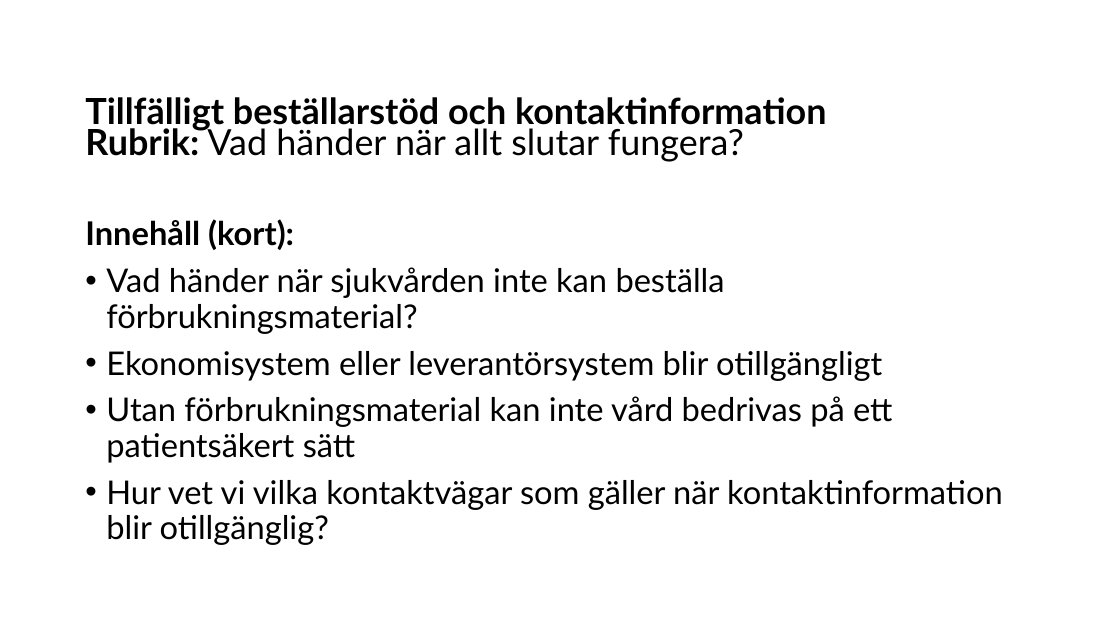
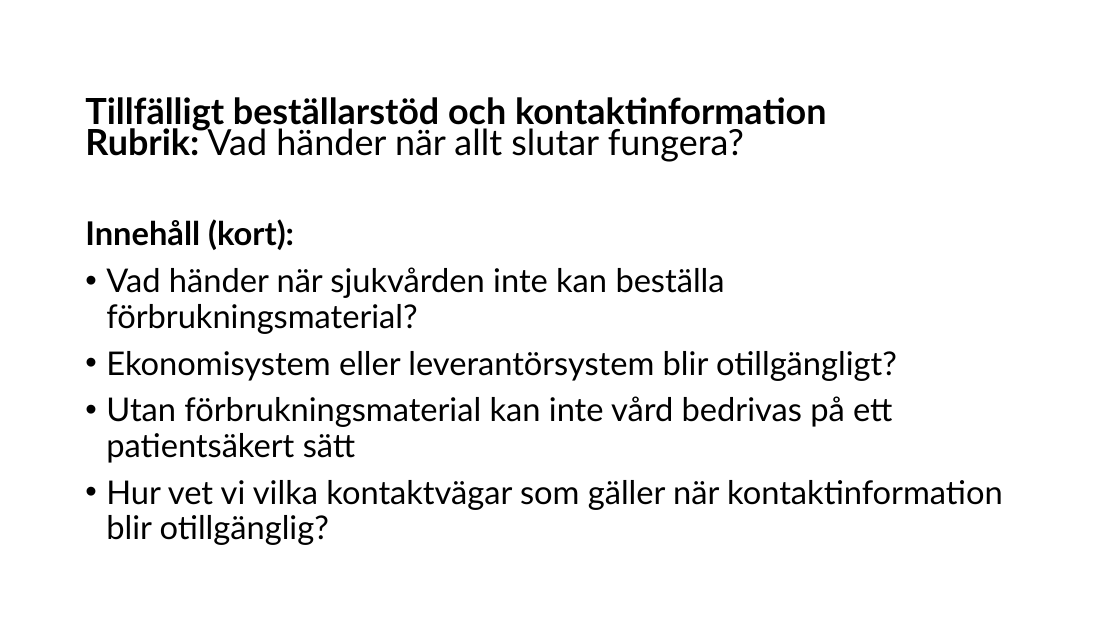
Before and after one commit to arizon-dread/region-orebro-lan, a slide deck: slide 3 of doc/Presentation KLIRR Hack Region Örebro län.odp. Drawn at 1120x630 pixels with LibreOffice and Linux fonts; fonts in the diff are those of the drawing. Boxes give left, top, right and bottom in pixels: in the first picture for what was removed or moved away, otherwise in the second. Text is boxed around its words. In the diff, an @@ line names an element or a change of style, - is before the commit and + after.

```diff
--- a/doc/Presentation KLIRR Hack Region Örebro län.odp
+++ b/doc/Presentation KLIRR Hack Region Örebro län.odp
@@ text at bbox=[106, 351, 897, 381]: text changed @@
-• Ekonomisystem eller leverantörsystem blir otillgängligt
+• Ekonomisystem eller leverantörsystem blir otillgängligt?
```
Also in this commit, not shown: 2 other slides changed, 1 other file.
